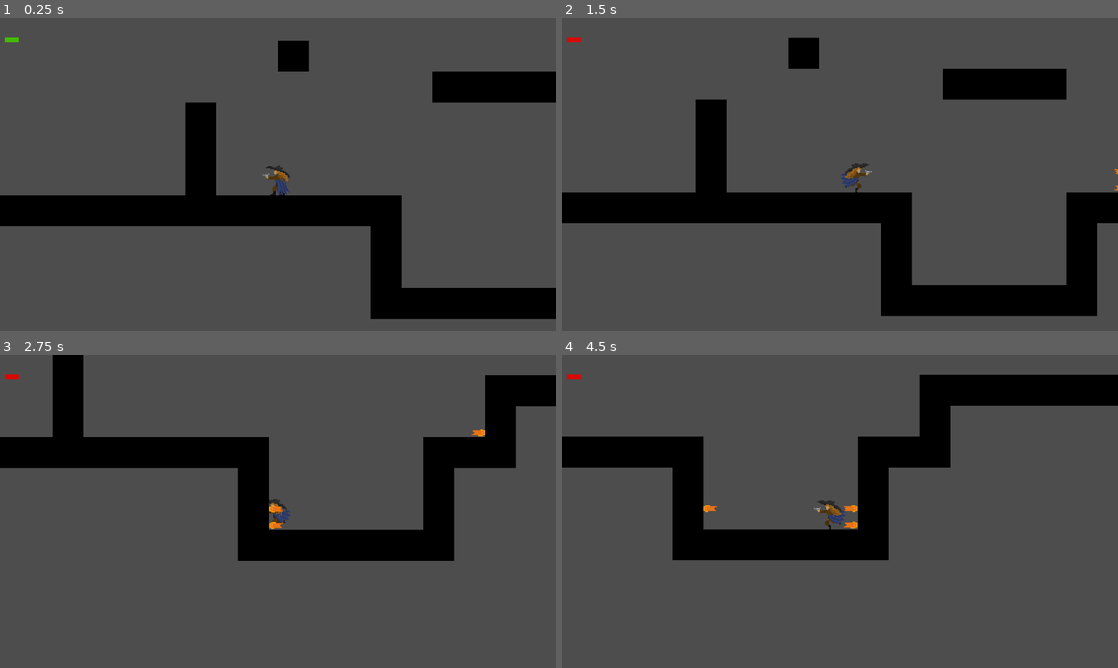
Above: before the commit, frames 1-4 (two rows, left to right).
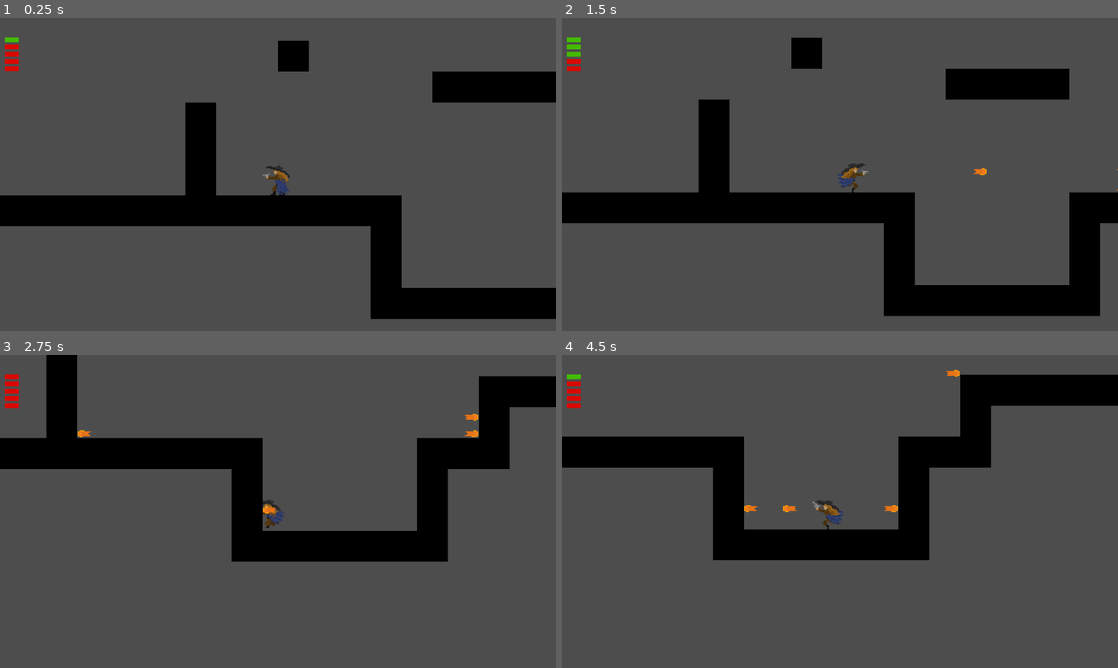
Above: after the commit, the same moments.

Repository: Luminescent-Cheese/crashed-metriodvania
Game: Godot game, scene res://game.tscn
Same seed, same stepped clock (60 frames per second), same inputs: the game is played once before the commit and once after it.
Inputs (mouse positions are in pixels of both pictures, inside the frame that each line leads up to):
- Up to frame 1 (0.25 s): no input
- Up to frame 2 (1.5 s): move the mouse to (962, 158) at 0.52 s; press the mouse at (962, 158) at 0.53 s; hold D (right) from 0.53 s (still down); tap Space (jump) at 0.77 s; move the mouse to (728, 190) at 1.27 s; release the mouse at (728, 190) at 1.28 s; click (728, 190) at 1.35 s
- Up to frame 3 (2.75 s): tap Space (jump) at 1.52 s; move the mouse to (333, 442) at 2.02 s; release D (right) at 2.03 s; press the mouse at (333, 442) at 2.03 s; hold A (left) from 2.03 s (still down)
- Up to frame 4 (4.5 s): move the mouse to (812, 574) at 2.77 s; release A (left) at 2.78 s; release the mouse at (812, 574) at 2.78 s; hold D (right) 2.78-4.28 s; click (812, 574) at 2.85 s; tap Space (jump) at 3.02, 3.77 s; move the mouse to (1006, 558) at 3.52 s; press the mouse at (1006, 558) at 3.53 s; move the mouse to (673, 464) at 4.27 s; release the mouse at (673, 464) at 4.28 s; hold A (left) from 4.28 s (still down); click (673, 464) at 4.35 s

The runs differ from the first frame. In frame 1, 0.2% of the frame differs, in the area x 0-4%, y 8-18%; in frame 2, 1.6%; in frame 3, 3.6%; in frame 4, 10%, in the area x 0-78%, y 4-66%.

Commit message:
Ammo now refills if you do nothing for .5 seconds

Diff:
--- a/UI/ammo_counter.gd
+++ b/UI/ammo_counter.gd
@@ -12,7 +12,6 @@
 		newAmmoUI.name = "AmmoUIPart" + str(i)
 		newAmmoUI.position.y = (i * 15) + distanceFromTop
 		add_child(newAmmoUI)
-		print(get_children())
 
 func _process(delta: float) -> void:
 	for i in range(maxAmmo):
--- a/game.gd
+++ b/game.gd
@@ -3,7 +3,7 @@
 @onready var playerGun = $"Player/Arm"
 
 #All the variables that need to be saved between rooms
-var maxAmmo = 1
+var maxAmmo = 5
 var maxHealth
 
 var currentAmmo = 1
--- a/player/arm/shoot.gd
+++ b/player/arm/shoot.gd
@@ -10,6 +10,8 @@
 var recoil = 1000
 
 @onready var bulletSpawn = $ArmAnimations/bulletFirePoint
+@onready var timeSinceLastBullet = $TimeSinceLastBullet
+
 var intendedDirection: String = "not"
 var currentDirection = 0
 var currentAmmo = 0
@@ -20,9 +22,15 @@
 	if Input.get_axis("left","right") != 0:
 		currentFacing = int(Input.get_axis("left","right"))
 
+	if get_parent().is_on_floor() and currentAmmo != maxAmmo:
+		if timeSinceLastBullet.is_stopped():
+			timeSinceLastBullet.start()
+	else:
+		timeSinceLastBullet.stop()
 	#Fires gun
 	if currentAmmo >  0:
 		if Input.is_action_pressed("shoot"):
+			timeSinceLastBullet.stop()
 			GunAnimationPlayer.play("shoot")
 	else:
 		if get_parent().is_on_floor():
@@ -56,3 +64,8 @@
 
 func reload():
 	currentAmmo = maxAmmo
+
+
+func _on_time_since_last_bullet_timeout() -> void:
+	#if the player doesn't do anything for a while this will automatically reset their ammo
+	GunAnimationPlayer.play("spin")
--- a/player/player.tscn
+++ b/player/player.tscn
@@ -1054,6 +1054,10 @@
 &"": SubResource("AnimationLibrary_r7pn3")
 }
 speed_scale = 2.0
+
+[node name="TimeSinceLastBullet" type="Timer" parent="Arm"]
+wait_time = 0.5
+one_shot = true
 
 [node name="PlayerAnimations" type="AnimatedSprite2D" parent="."]
 texture_filter = 1
@@ -1090,3 +1094,4 @@
 position_smoothing_speed = 3.0
 
 [connection signal="fire_recoil" from="Arm" to="." method="_on_arm_fire_recoil"]
+[connection signal="timeout" from="Arm/TimeSinceLastBullet" to="Arm" method="_on_time_since_last_bullet_timeout"]
